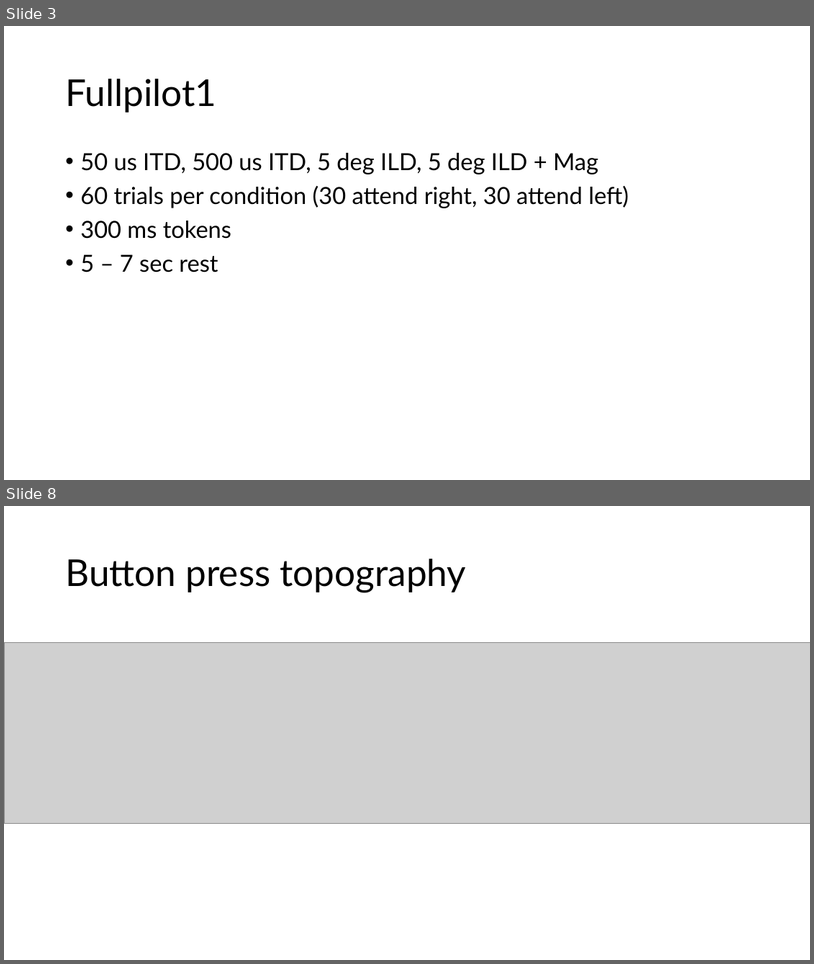
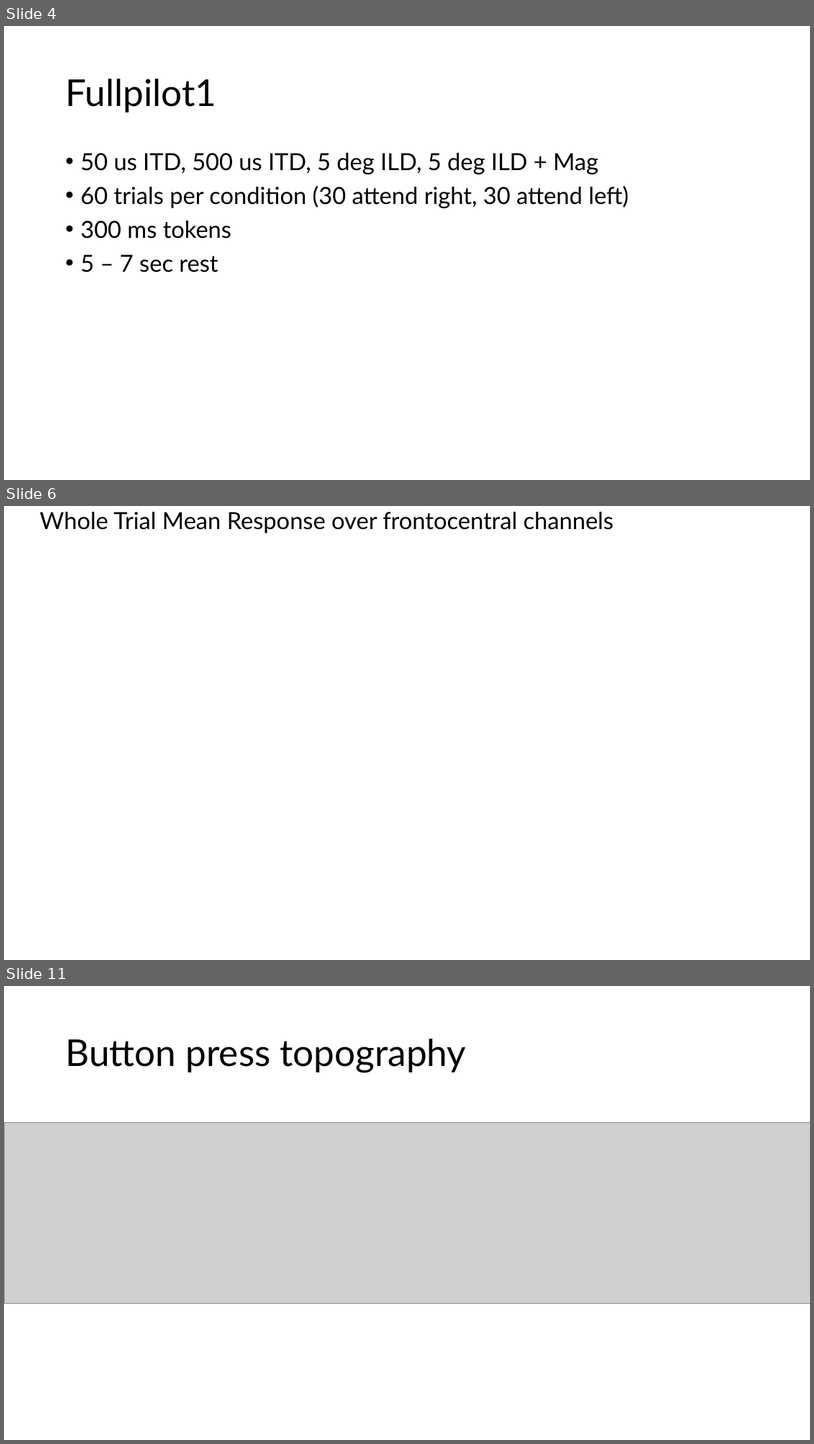
Before and after one commit to brichard28/MILD-Master, a slide deck: mild_master_neuroimaging_pilot.pptx. Shown one above the other, each under a label of ours: slides 3 and 8 before the commit, slides 4, 6 and 11 after it; the slides between them are not shown. The pictures are 814x964 and 814x1444 pixels, drawn with LibreOffice and Linux fonts; fonts in the diff are those of the drawing; grey boxes stand for pictures; background and template pictures are left out. Boxes give left, top, right and bottom in pixels: in the first picture for what was removed or moved away, otherwise in the second. Text is boxed around its words. In the diff, an @@ line names an element or a change of style, - is before the commit and + after.

```diff
--- a/mild_master_neuroimaging_pilot.pptx
+++ b/mild_master_neuroimaging_pilot.pptx
@@ slide 6 added at (x1=4, y1=506, x2=810, y2=960), background picture (left out) @@
@@ title added at (x1=40, y1=512, x2=614, y2=533), 28 pt, text #000000 @@
+Whole Trial Mean Response over frontocentral channels
@@ what was slide 3 is now slide 4 @@
@@ what was slide 8 is now slide 11 @@
```
Also in this commit, not shown: 2 slides changed, 9 other slides added, 5 slides removed, 7 other files.
